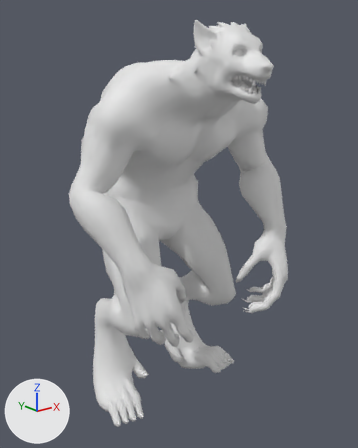
The FBX model Assets/Meshes/Werewolf/werewolf.fbx as it was, and as the next commit left it.
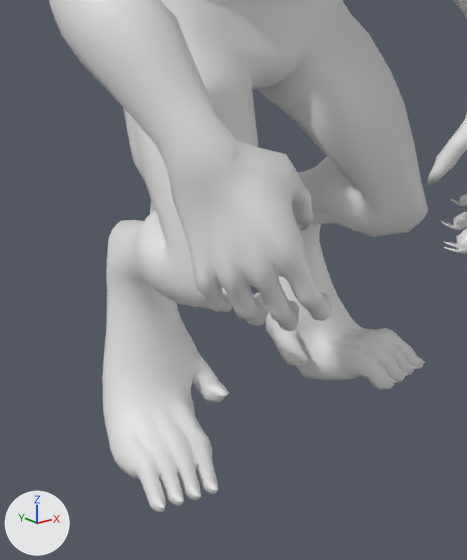
There are two pictures of each version: one whole from a 50 mm camera at (-8.55, -10.8, 10.18) aimed at (0.3, 0.27, 5.75), one close up on the part from 13% to 71% of the width and 45% to 100% of the height. Arrows for +X, +Y and +Z are at lower left; the lights stay in place. Both versions are drawn at frame 9 of the action 'root|Idle'; the numbers are the values there.

The first close-up shows 'game'.
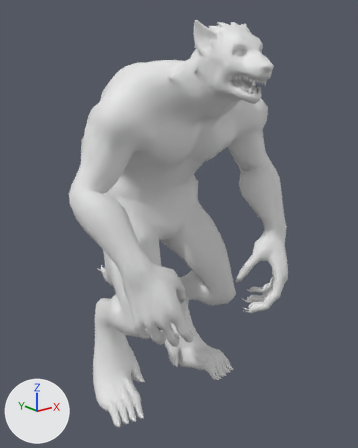
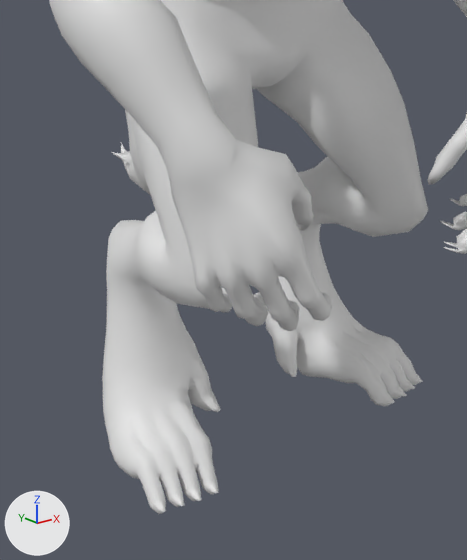
Changed parts and their boxes (x1, y1, x2, y2) in the close-ups (467 x 560 px):
'game', posed
    before: (49, 0, 467, 512)
    after: (49, 0, 467, 514)
bone 'c_tail_04.x', root to tip
    before: (182, 138) to (184, 186)
    after: (182, 138) to (166, 166)
bone 'c_tail_05.x', root to tip
    before: (176, 191) to (166, 237)
    after: (158, 170) to (132, 157)
bone 'c_toes_thumb1.r', root to tip
    before: (187, 355) to (200, 373)
    after: (187, 355) to (196, 376)
bone 'c_toes_thumb2.r', root to tip
    before: (200, 373) to (214, 391)
    after: (196, 376) to (204, 398)
bone 'c_toes_index3.r', root to tip
    before: (210, 484) to (218, 495)
    after: (210, 484) to (218, 499)
bone 'c_toes_middle3.r', root to tip
    before: (194, 488) to (201, 501)
    after: (194, 488) to (201, 504)
bone 'c_toes_ring3.r', root to tip
    before: (177, 494) to (184, 506)
    after: (177, 494) to (184, 510)
bone 'c_toes_pinky3.r', root to tip
    before: (156, 498) to (163, 510)
    after: (156, 498) to (163, 514)
bone 'c_toes_thumb2.l', root to tip
    before: (284, 338) to (297, 356)
    after: (284, 338) to (288, 361)
bone 'c_toes_index1_base.l', root to tip
    before: (336, 358) to (359, 363)
    after: (337, 359) to (360, 373)
bone 'c_toes_middle1_base.l', root to tip
    before: (345, 352) to (368, 357)
    after: (345, 353) to (368, 366)
bone 'c_toes_ring1_base.l', root to tip
    before: (355, 345) to (377, 351)
    after: (355, 346) to (378, 359)
bone 'c_toes_pinky1_base.l', root to tip
    before: (360, 341) to (383, 346)
    after: (360, 340) to (383, 353)

The change in detail:
Bone 'c_tail_04.x' (bone_c_tail_04_x) turns from (-41, 0, 0) to (-2, 0, 0) degrees about its own x, y and z.
Bone 'c_tail_05.x' (bone_c_tail_05_x) turns from (-43, 6, 10) to (-2, 0, 0) degrees about its own x, y and z.
Bone 'c_toes_thumb1.r' (bone_c_toes_thumb1_r) turns from (-5, 6, 15) to (0, 0, 0) degrees about its own x, y and z.
Bone 'c_toes_thumb2.r' (bone_c_toes_thumb2_r) turns from (42, 0, 0) to (0, 0, 0) degrees about its own x, y and z.
Bone 'c_toes_index3.r' (bone_c_toes_index3_r) turns from (12, 0, 0) to (0, 0, 0) degrees about its own x, y and z.
Bone 'c_toes_middle3.r' (bone_c_toes_middle3_r) turns from (12, 0, 0) to (0, 0, 0) degrees about its own x, y and z.
Bone 'c_toes_ring3.r' (bone_c_toes_ring3_r) turns from (12, 0, 0) to (0, 0, 0) degrees about its own x, y and z.
Bone 'c_toes_pinky3.r' (bone_c_toes_pinky3_r) turns from (12, 0, 0) to (0, 0, 0) degrees about its own x, y and z.
Bone 'c_toes_thumb2.l' (bone_c_toes_thumb2_l) turns from (39, 0, -5) to (0, 0, 0) degrees about its own x, y and z.
Bone 'c_toes_index1_base.l' (bone_c_toes_index1_base_l) moves from (0.0, -1.0, 1.0) to (0.0, 0.0, 0.0).
Bone 'c_toes_index1_base.l' (bone_c_toes_index1_base_l) turns from (18, 0, -1) to (0, 0, 0) degrees about its own x, y and z.
Bone 'c_toes_middle1_base.l' (bone_c_toes_middle1_base_l) moves from (0.0, 0.0, 1.0) to (0.0, 0.0, 0.0).
Bone 'c_toes_middle1_base.l' (bone_c_toes_middle1_base_l) turns from (18, 0, -1) to (0, 0, 0) degrees about its own x, y and z.
Bone 'c_toes_ring1_base.l' (bone_c_toes_ring1_base_l) turns from (18, 0, -1) to (0, 0, 0) degrees about its own x, y and z.
Bone 'c_toes_pinky1_base.l' (bone_c_toes_pinky1_base_l) moves from (0.0, 1.0, -1.0) to (0.0, 0.0, 0.0).
Bone 'c_toes_pinky1_base.l' (bone_c_toes_pinky1_base_l) turns from (18, -1, -1) to (0, 0, 0) degrees about its own x, y and z.
